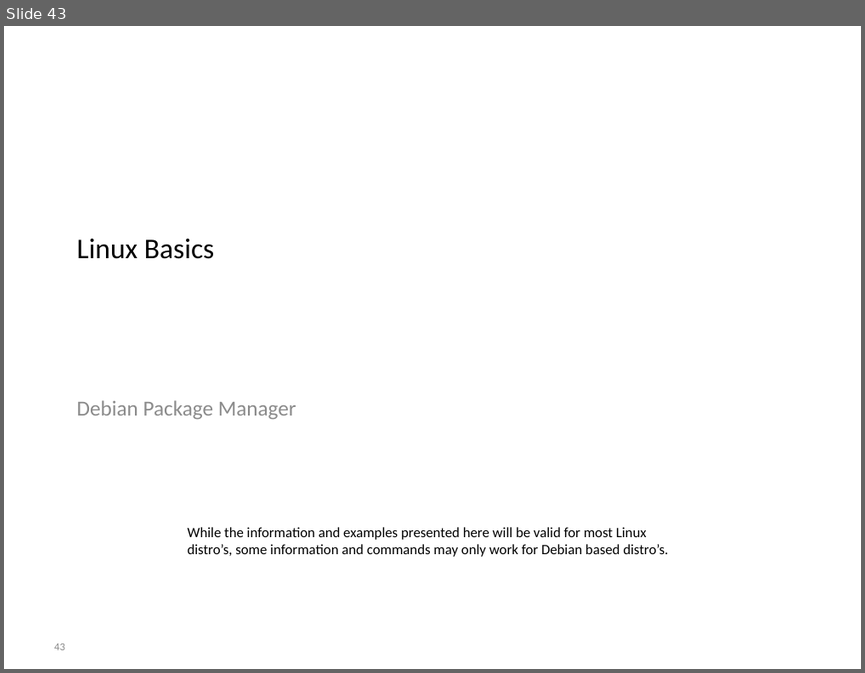
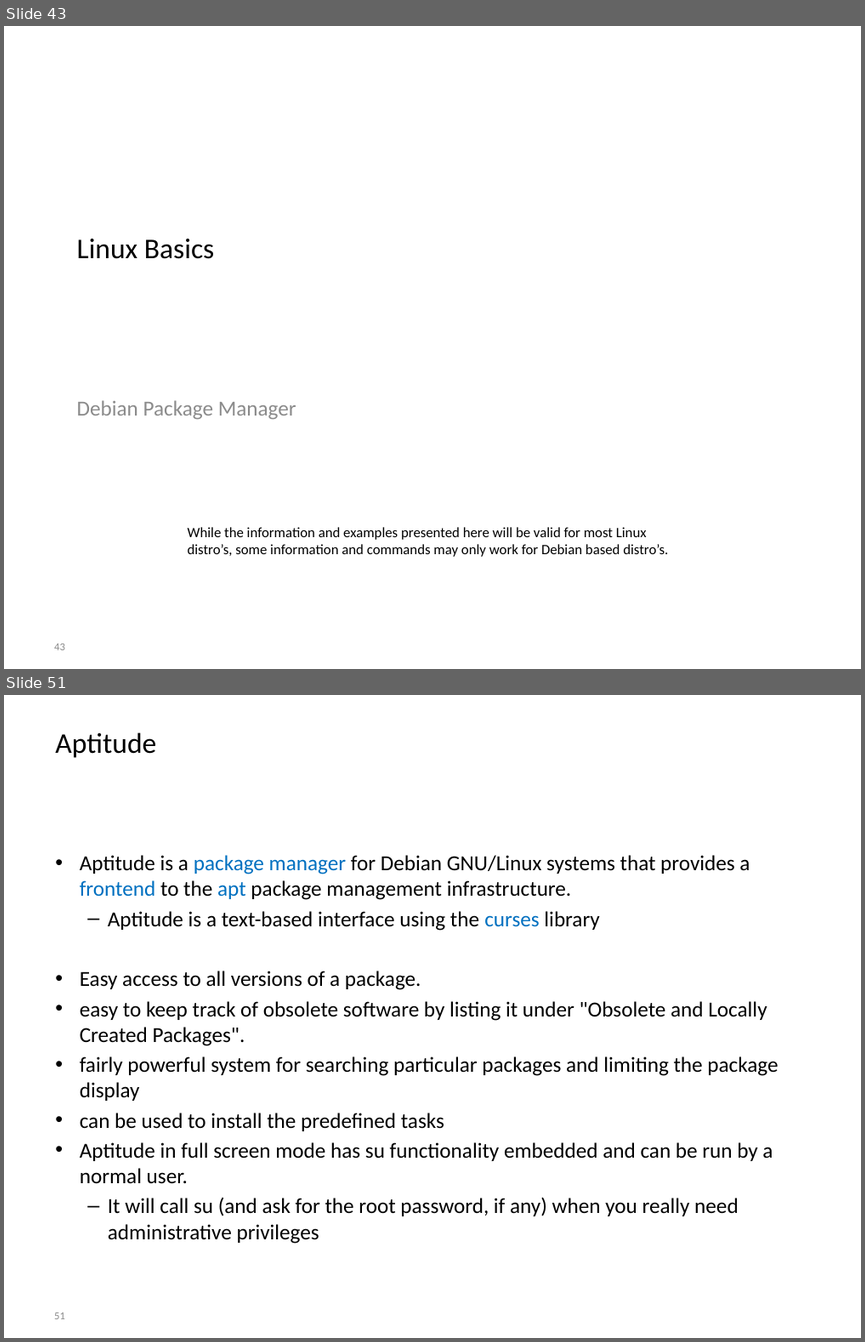
Before and after one commit to BioBoost/multimediatechnieken, a slide deck: slides/introduction_to_linux.pptx. Shown one above the other, each under a label of ours: slide 43 before the commit, slides 43 and 51 after it; the slides between them are not shown. The pictures are 865x673 and 865x1342 pixels, drawn with LibreOffice and Linux fonts; fonts in the diff are those of the drawing; background and template pictures are left out. Boxes give left, top, right and bottom in pixels: in the first picture for what was removed or moved away, otherwise in the second. Text is boxed around its words. In the diff, an @@ line names an element or a change of style, - is before the commit and + after.

Commit message:
Add slides on apt-get and package managers

```diff
--- a/slides/introduction_to_linux.pptx
+++ b/slides/introduction_to_linux.pptx
@@ slide 51 added at bbox=[4, 695, 861, 1338], background picture (left out) @@
@@ title added at bbox=[55, 732, 156, 758], 24 pt, text #000000 @@
+Aptitude
@@ text added at bbox=[80, 855, 778, 1243], 18 pt, text #000000 @@
+• Aptitude is a package manager for Debian GNU/Linux systems that provides a frontend to the apt package management infrastructure.
+  – Aptitude is a text-based interface using the curses library
+• Easy access to all versions of a package.
+• easy to keep track of obsolete software by listing it under "Obsolete and Locally Created Packages".
+• fairly powerful system for searching particular packages and limiting the package display
+• can be used to install the predefined tasks
+• Aptitude in full screen mode has su functionality embedded and can be run by a normal user.
+  – It will call su (and ask for the root password, if any) when you really need administrative privileges
@@ page number added at bbox=[54, 1312, 65, 1319], 9 pt, text #8C8C8C @@
+51
```
Also in this commit, not shown: 9 other slides added, 1 other file.
